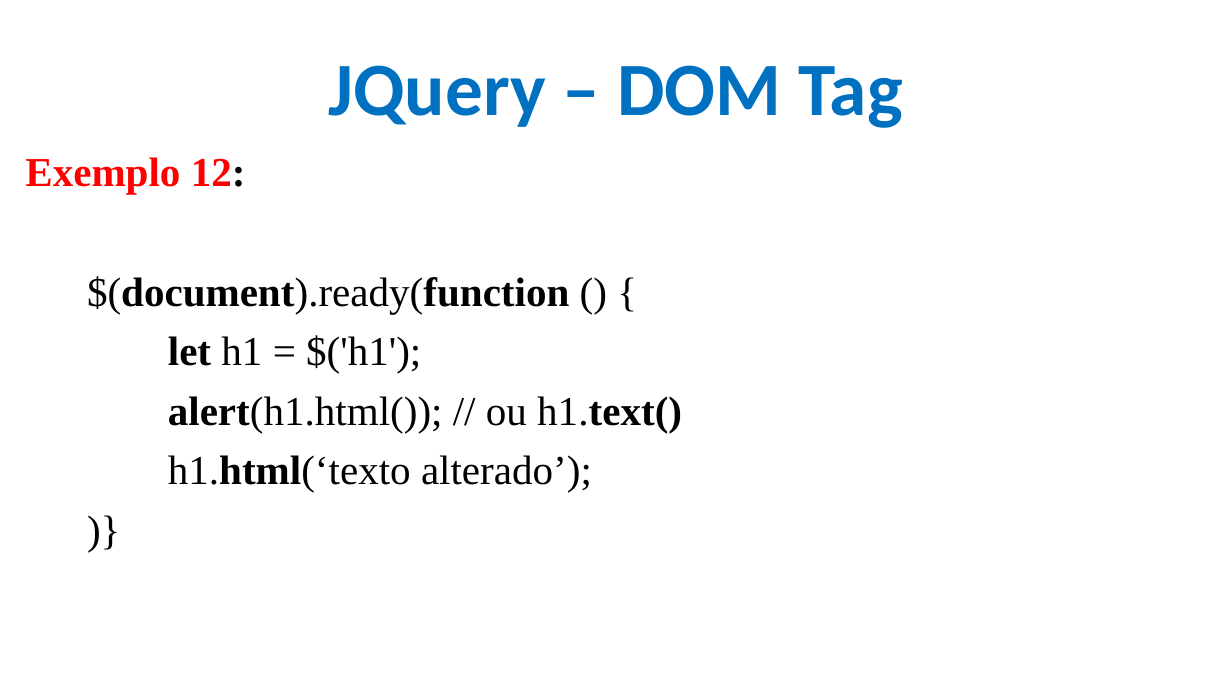
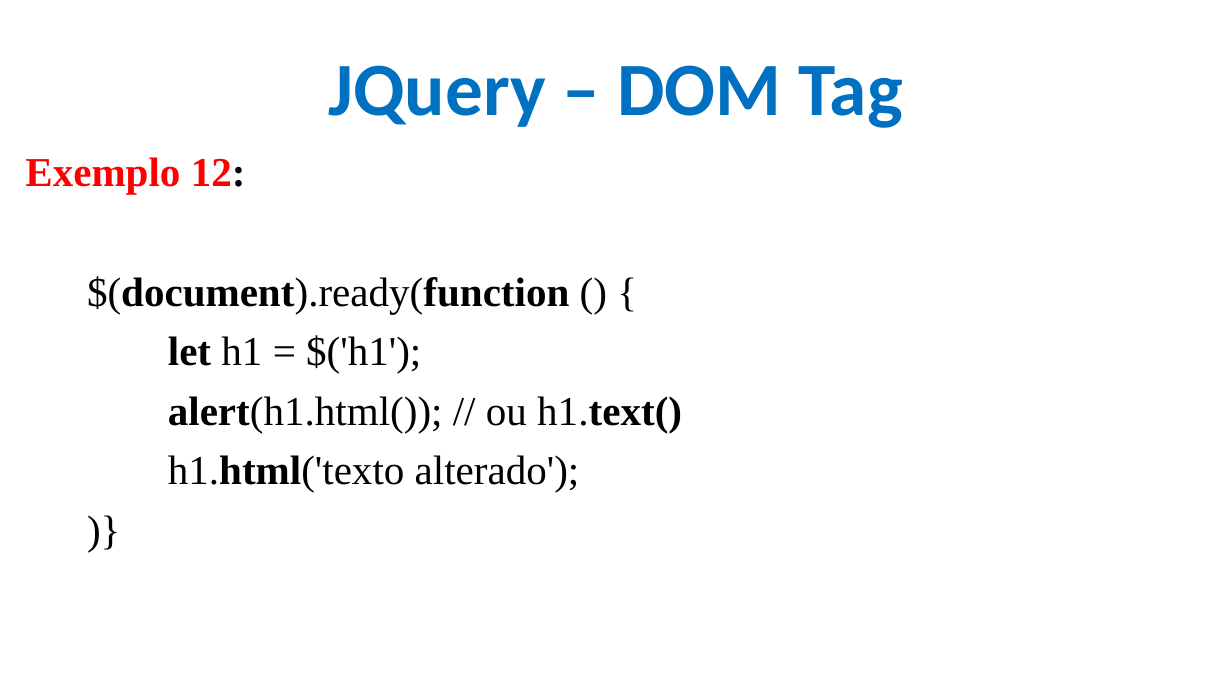
Before and after one commit to CloudEducationBrazil/WydenDesenvolvimentoWebPHP, a slide deck: slide 15 of 01 Classes/Aula 11 Desenvolvimento Web PHP - JQuery.pptx. Drawn at 1232x693 pixels with LibreOffice and Linux fonts; fonts in the diff are those of the drawing; background and template pictures are left out. Boxes give left, top, right and bottom in pixels: in the first picture for what was removed or moved away, otherwise in the second. Text is boxed around its words. In the diff, an @@ line names an element or a change of style, - is before the commit and + after.

```diff
--- a/01 Classes/Aula 11 Desenvolvimento Web PHP - JQuery.pptx
+++ b/01 Classes/Aula 11 Desenvolvimento Web PHP - JQuery.pptx
@@ text at (168,455,580,492): text changed @@
-  h1.html(‘texto alterado’);
+  h1.html('texto alterado');
```
Also in this commit, not shown: 10 other slides changed.
